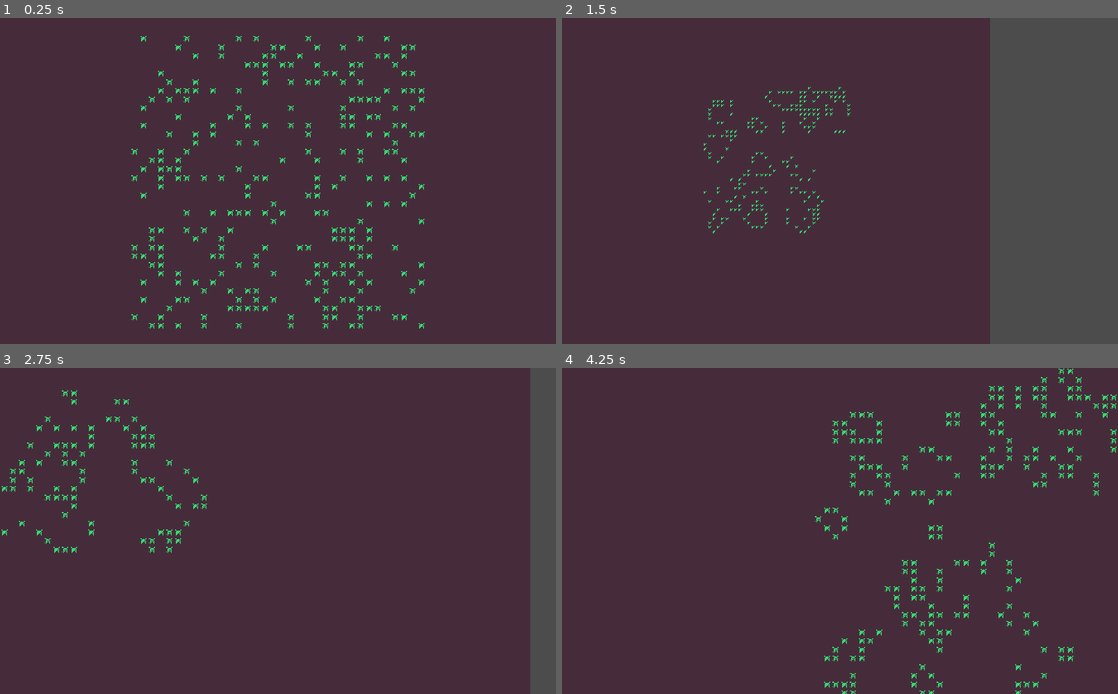
Above: before the commit, frames 1-4 (two rows, left to right).
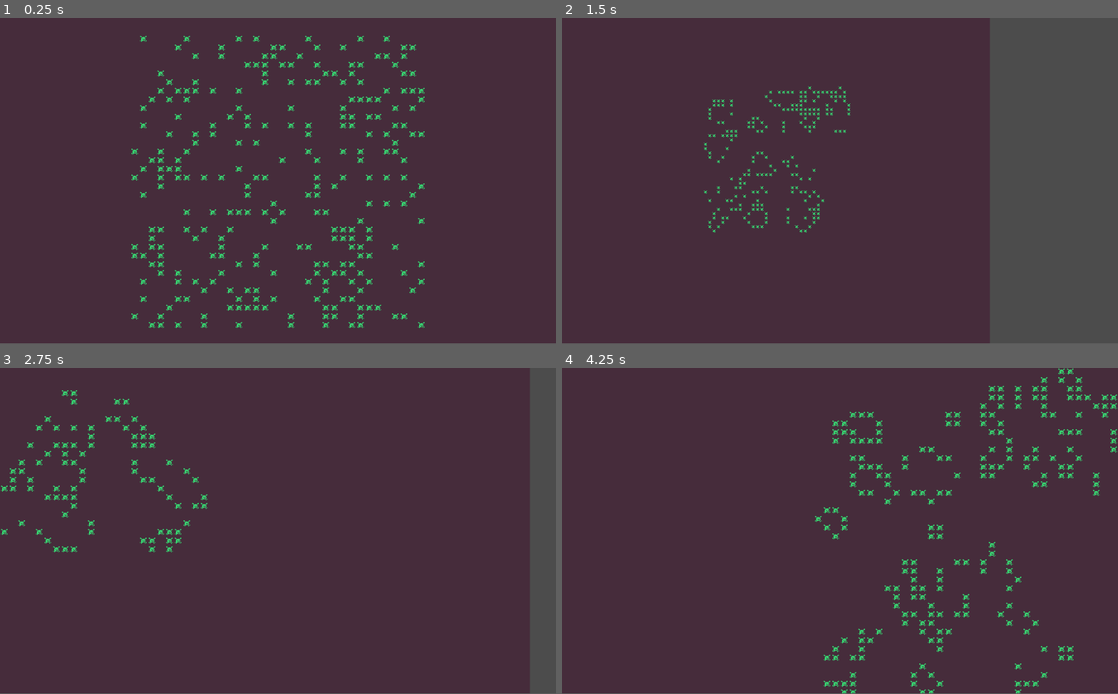
Above: after the commit, the same moments.

Repository: FoboCasteR/godot-gof
Game: Godot game, scene res://Main.tscn
The game is run twice, just before and just after one commit, with the same random seed, the same clock (stepped at 60 frames per second) and the same inputs.
Inputs (mouse positions are in pixels of both pictures, inside the frame that each line leads up to):
- Up to frame 1 (0.25 s): no input
- Up to frame 2 (1.5 s): move the mouse to (962, 164) at 0.52 s; hold D (move_right) 0.53-1.28 s; hold = (zoom_in) 0.53-1.28 s; tap Space (ui_select) at 0.77 s; move the mouse to (728, 197) at 1.27 s; hold S (move_down) from 1.28 s (still down); tap - (zoom_out) at 1.35 s
- Up to frame 3 (2.75 s): tap Space (ui_select) at 1.52 s; move the mouse to (333, 459) at 2.02 s; release S (move_down) at 2.03 s; hold D (move_right) from 2.03 s (still down); hold = (zoom_in) from 2.03 s (still down)
- Up to frame 4 (4.25 s): move the mouse to (812, 596) at 2.77 s; release D (move_right) at 2.78 s; release = (zoom_in) at 2.78 s; hold W (move_up) 2.78-3.53 s; tap - (zoom_out) at 2.85 s; tap Space (ui_select) at 3.02, 3.77 s; move the mouse to (1006, 579) at 3.52 s; hold A (move_left) from 3.53 s (still down); hold = (zoom_in) from 3.53 s (still down)
The window is 800x469 before the commit and 800x468 after it. Grey fills any space a smaller window leaves; there, only what the larger window draws over its background counts as a difference.

The runs differ from the first frame. In frame 1, 3.0% of the frame differs, in the area x 23-77%, y 5-96%; in frame 2, 1.0%; in frame 3, 0.9%; in frame 4, 2.4%.

Commit message:
Fix stretch mode

Diff:
--- a/project.godot
+++ b/project.godot
@@ -13,10 +13,6 @@
 config/name="GameOfLife"
 run/main_scene="res://Main.tscn"
 config/icon="res://icon.png"
-
-[display]
-
-window/stretch/mode="2d"
 
 [input]
 
